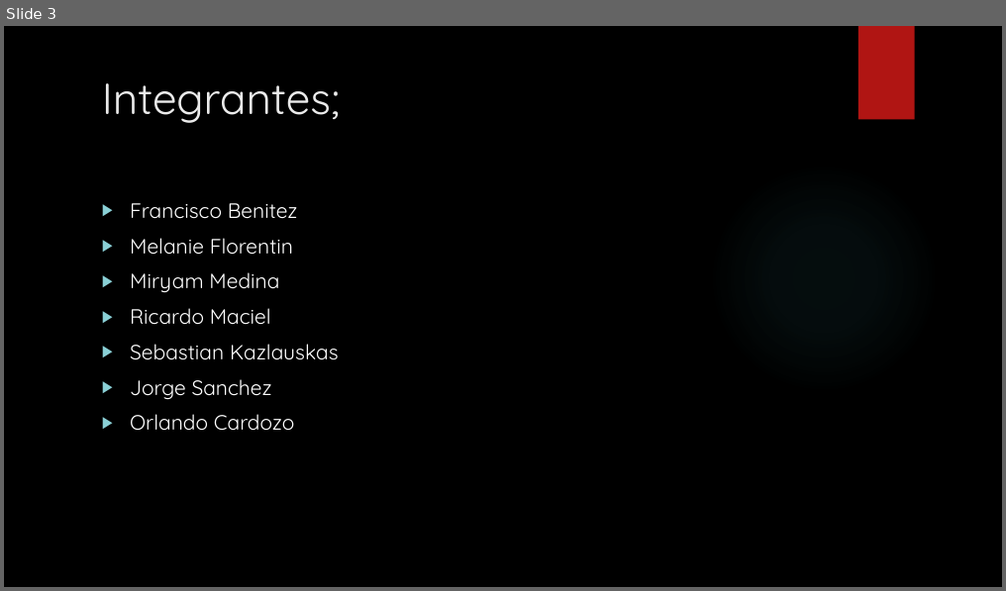
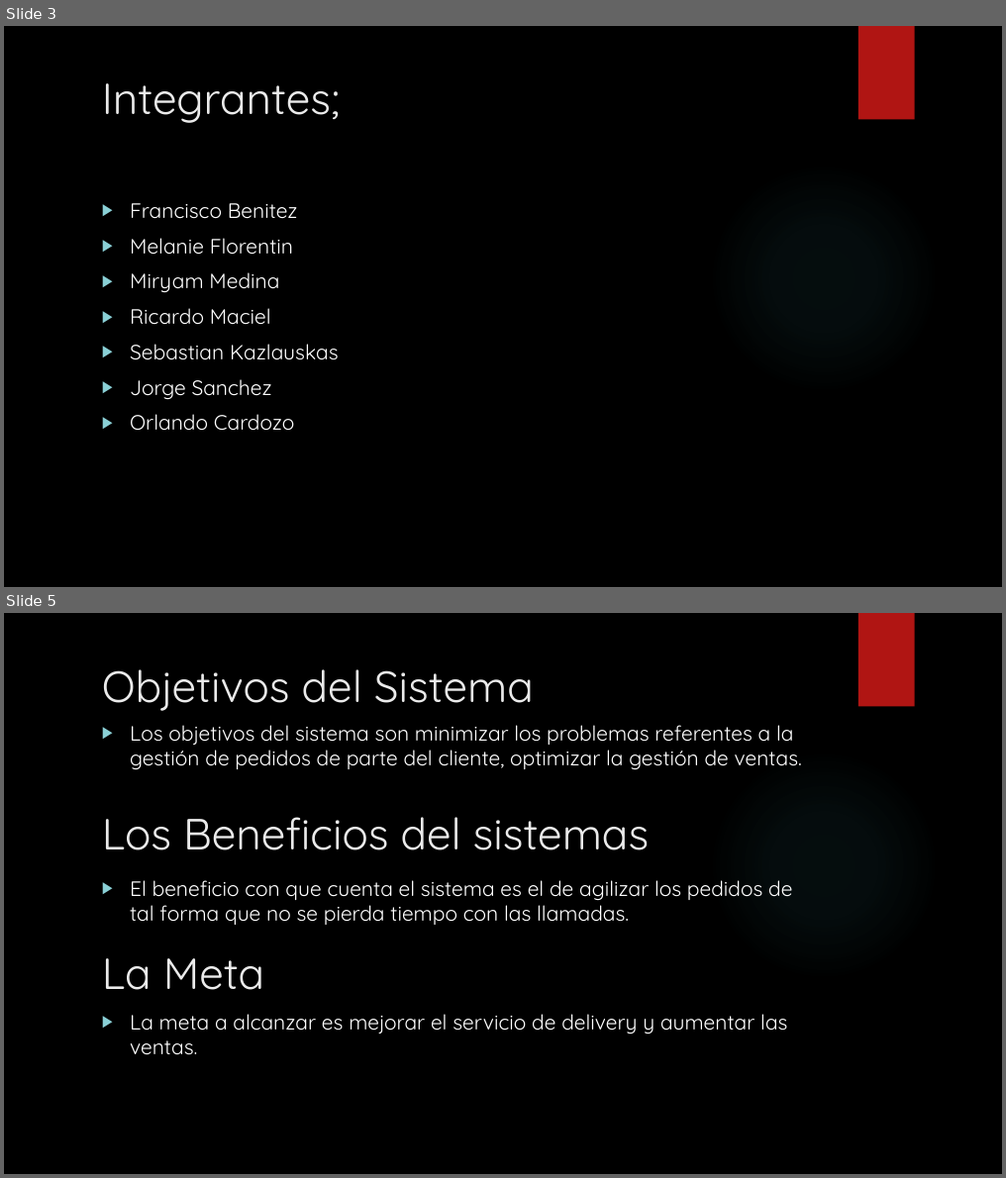
Before and after one commit to francben/proyectoDeliberyApp, a slide deck: Presentacion de Clase.pptx. Shown one above the other, each under a label of ours: slide 3 before the commit, slides 3 and 5 after it; the slides between them are not shown. The pictures are 1006x591 and 1006x1178 pixels, drawn with LibreOffice and Linux fonts; fonts in the diff are those of the drawing; background and template pictures are left out. Boxes give left, top, right and bottom in pixels: in the first picture for what was removed or moved away, otherwise in the second. Text is boxed around its words. In the diff, an @@ line names an element or a change of style, - is before the commit and + after.

```diff
--- a/Presentacion de Clase.pptx
+++ b/Presentacion de Clase.pptx
@@ slide 5 added at bbox=[4, 613, 1002, 1174], background picture (left out); not listed: 2 template elements that a slide beside it also shows @@
@@ title added at bbox=[102, 669, 534, 711], 42 pt, text #EBEBEB @@
+Objetivos del Sistema
@@ text added at bbox=[130, 725, 802, 770], 20 pt, text #FFFFFF @@
+▶ Los objetivos del sistema son minimizar los problemas referentes a la gestión de pedidos de parte del cliente, optimizar la gestión de ventas.
@@ text added at bbox=[102, 817, 648, 851], 42 pt, text #EBEBEB @@
+Los Beneficios del sistemas
@@ text added at bbox=[130, 880, 792, 925], 20 pt, text #FFFFFF @@
+▶ El beneficio con que cuenta el sistema es el de agilizar los pedidos de tal forma que no se pierda tiempo con las llamadas.
@@ text added at bbox=[102, 959, 264, 990], 42 pt, text #EBEBEB @@
+La Meta
@@ text added at bbox=[130, 1014, 787, 1056], 20 pt, text #FFFFFF @@
+▶ La meta a alcanzar es mejorar el servicio de delivery y aumentar las ventas.
```
Also in this commit, not shown: 7 other slides added.
